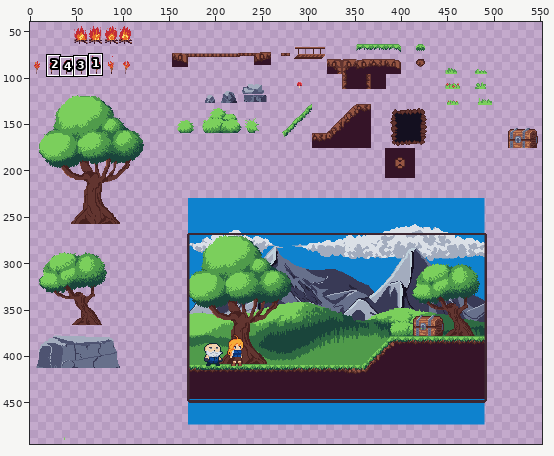
One commit to this pixel-art file: Sprites/MC/Grasslands.aseprite. Above: a wide view before the commit, with the close-up outlined.
Close-up. First the earlier version:
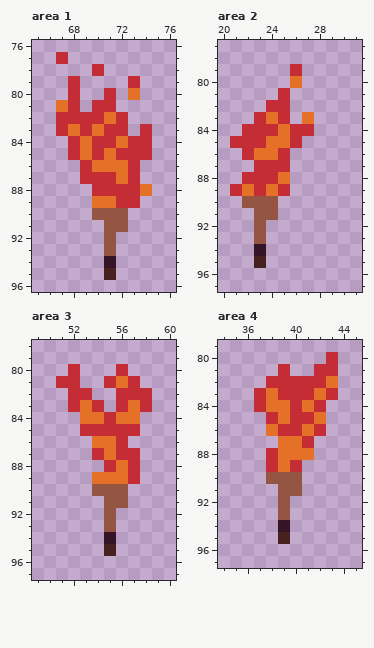
600x600 pixels, 1 frame. Shown: area 1: x 65..76, y 76..96; area 2: x 20..31, y 77..97; area 3: x 49..60, y 78..97; area 4: x 34..45, y 79..97. The wide view leaves out empty margins. The commit also changed other parts of the picture, which this record leaves out.
Once edited:
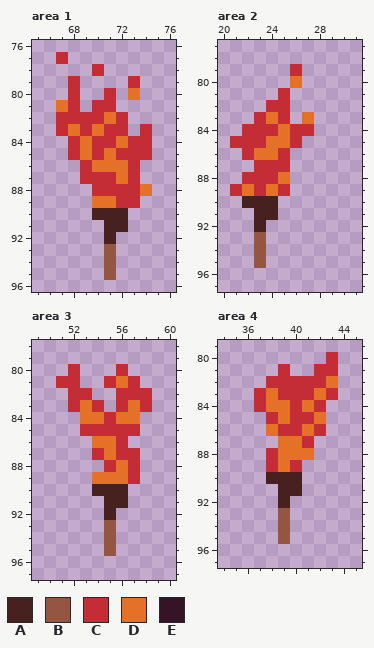
Palette (. is transparent): A #46211f  B #945542  C #c42c36  D #e57028  E #351428
Edits made:
--- area 1, layer "grasslands"
@@ x 68..74 @@
 89 ..DDCC.
-90 ..BBB..
-91 ...BB..
-92 ...B...
+90 ..AAA..
+91 ...AA..
+92 ...A...
 93 ...B...
-94 ...E...
-95 ...A...
+94 ...B...
+95 ...B...
 96 .......
--- area 2, layer "grasslands"
@@ x 20..26 @@
 89 .CDCDC.
-90 ..BBB..
-91 ...BB..
-92 ...B...
+90 ..AAA..
+91 ...AA..
+92 ...A...
 93 ...B...
-94 ...E...
-95 ...A...
+94 ...B...
+95 ...B...
 96 .......
--- area 3, layer "grasslands"
@@ x 52..58 @@
 89 ..DDDC.
-90 ..BBB..
-91 ...BB..
-92 ...B...
+90 ..AAA..
+91 ...AA..
+92 ...A...
 93 ...B...
-94 ...E...
-95 ...A...
+94 ...B...
+95 ...B...
 96 .......
--- area 4, layer "grasslands"
@@ x 36..42 @@
 89 ..CDC..
-90 ..BBB..
-91 ...BB..
-92 ...B...
+90 ..AAA..
+91 ...AA..
+92 ...A...
 93 ...B...
-94 ...E...
-95 ...A...
+94 ...B...
+95 ...B...
 96 .......
Pixel boxes of the changes (left, top, right, bottom) in both close-ups:
changed: (92, 208, 128, 280)
changed: (242, 196, 278, 268)
changed: (92, 484, 128, 556)
changed: (266, 472, 302, 544)
